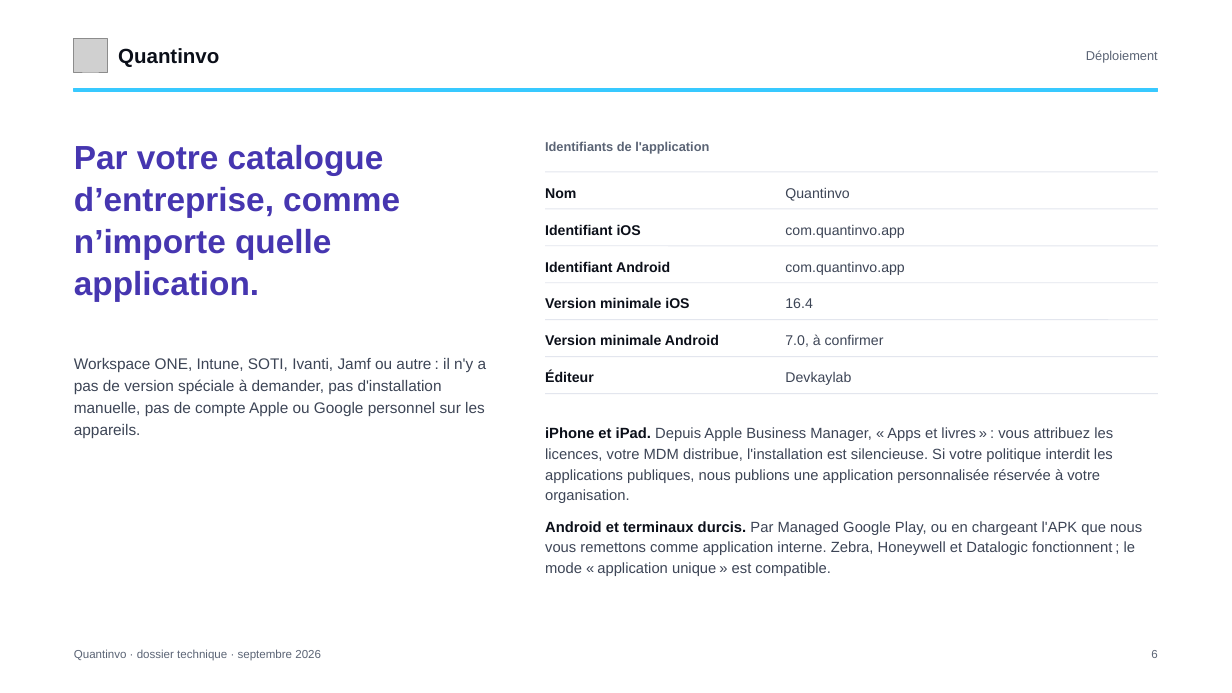
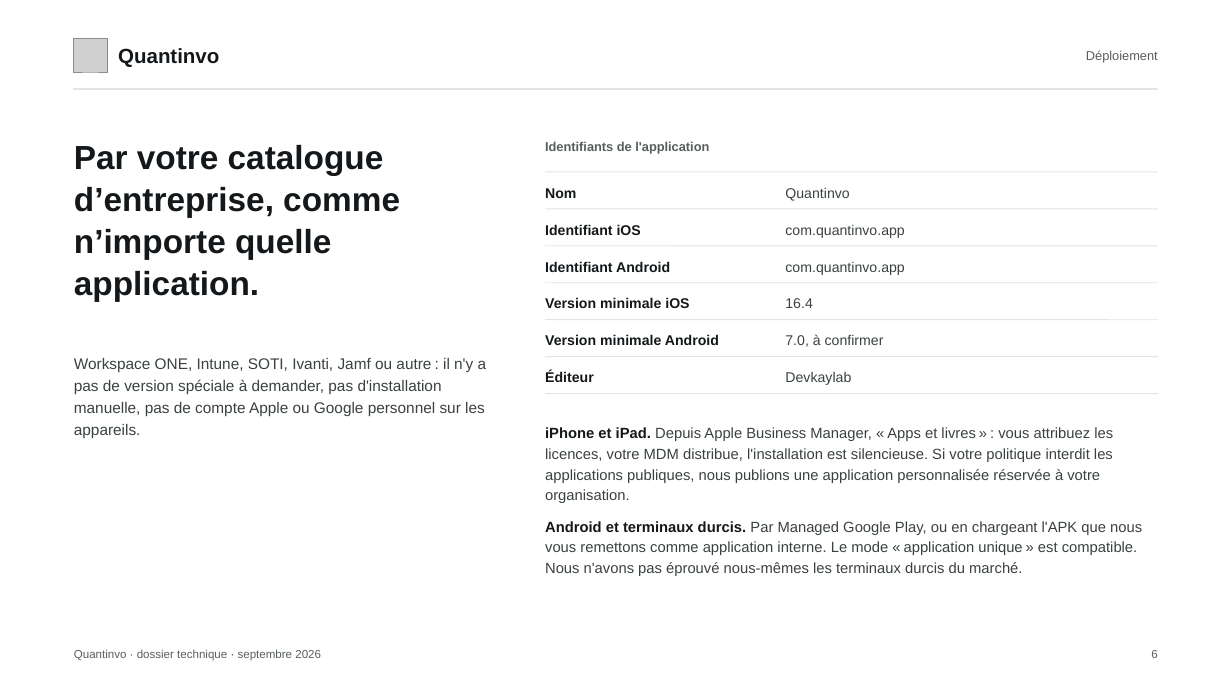
Before and after one commit to devkaylab/Inventaire, a slide deck: slide 6 of docs/entreprise/deck/Quantinvo-dossier-DSI.pptx. Drawn at 1232x693 pixels with LibreOffice and Linux fonts; fonts in the diff are those of the drawing; grey boxes stand for pictures. Boxes give left, top, right and bottom in pixels: in the first picture for what was removed or moved away, otherwise in the second. Text is boxed around its words. In the diff, an @@ line names an element or a change of style, - is before the commit and + after.

```diff
--- a/docs/entreprise/deck/Quantinvo-dossier-DSI.pptx
+++ b/docs/entreprise/deck/Quantinvo-dossier-DSI.pptx
@@ rectangle at (x1=74, y1=89, x2=1158, y2=90): fill #38C9FF to #E2E5E1; outline #38C9FF 1 pt to #E2E5E1 1 pt @@
@@ text "Par votre catalogue d’entreprise, comme ..." at (x1=74, y1=144, x2=400, y2=301): text colour #4636B0 to #14181A @@
@@ text colour #3D4556 to #3A423F in 7 elements at (x1=74, y1=358, x2=487, y2=438), (x1=785, y1=187, x2=849, y2=201), (x1=785, y1=225, x2=904, y2=238), (x1=785, y1=262, x2=904, y2=275), (x1=785, y1=298, x2=812, y2=308), (x1=785, y1=334, x2=884, y2=347), (x1=785, y1=372, x2=851, y2=385) @@
@@ text at (x1=545, y1=427, x2=1113, y2=503): text colour #0B0F19 to #14181A in "iPhone et iPad."; text colour #3D4556 to #3A423F in "Depuis Apple Business Manager, « Apps et ..." @@
@@ text at (x1=545, y1=521, x2=1142, y2=576): text changed; text colour #3D4556 to #3A423F @@
-Android et terminaux durcis. Par Managed Google Play, ou en chargeant l'APK que nous vous remettons comme application interne. Zebra, Honeywell et Datalogic fonctionnent ; le mode « application unique » est compatible.
+Android et terminaux durcis. Par Managed Google Play, ou en chargeant l'APK que nous vous remettons comme application interne. Le mode « application unique » est compatible. Nous n'avons pas éprouvé nous-mêmes les terminaux durcis du marché.
@@ text colour #5B6475 to #575F5C in 4 elements at (x1=1086, y1=50, x2=1158, y2=63), (x1=545, y1=141, x2=709, y2=154), (x1=74, y1=649, x2=321, y2=661), (x1=1151, y1=650, x2=1157, y2=658) @@
```
Also in this commit, not shown: 16 other slides changed, 19 other files.
